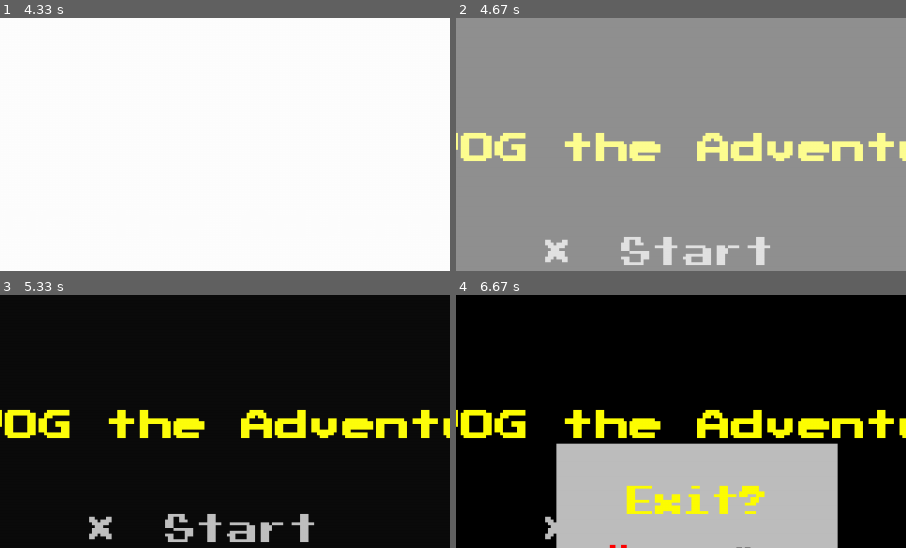
Above: before the commit, frames 1-4 (two rows, left to right).
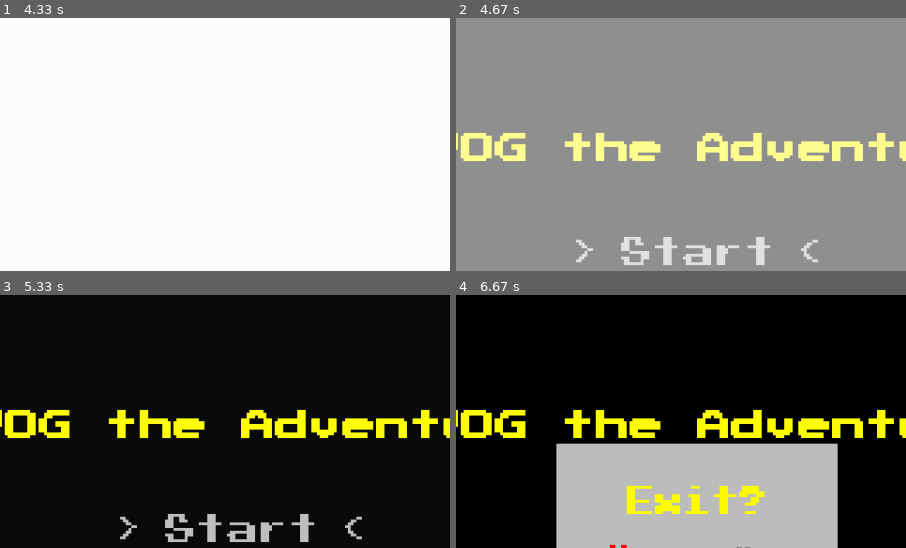
Above: after the commit, the same moments.

Repository: ShiratoDesu/evog_pygame
Game: pygame game, started from game.py
The game is run twice, just before and just after one commit, with the same random seed, the same clock (stepped at 60 frames per second) and the same inputs.
Inputs:
- Up to frame 1 (4.33 s): hold Left 1.83-2.37 s; tap Enter at 3.4 s
- Up to frame 2 (4.67 s): no input
- Up to frame 3 (5.33 s): no input
- Up to frame 4 (6.67 s): tap Esc at 6.4 s
The pictures show only the part of the screen within x 23-73%, y 4-54%; the shares and areas given below are measured in that part.

Frame 1 is identical in both runs. In frame 2, 0.6% of the frame differs, in the area x 19-81%, y 87-97%; in frame 3, 0.6%; in frame 4, 0.2%.

Commit message:
options cursor and arrangement

Diff:
--- a/game.py
+++ b/game.py
@@ -11,10 +11,10 @@
         pygame.mixer.pre_init(44100, -16, 2, 512)
         pygame.init()
         self.setting_value = {
-            "SCREEN_W": 1280,
-            "SCREEN_H": 720,
+            "screen_w": 1280,
+            "screen_h": 720,
             "anti_aliasing_text": False,
-            "MAX_FPS": 60,
+            "max_fps": 60,
             "overall_sound": 0.5,
             "music_sound": 1,
             "effect_sound": 1
@@ -22,7 +22,7 @@
         self.GAME_W, self.GAME_H = 320, 180
         self.game_canvas = pygame.Surface((self.GAME_W, self.GAME_H))
         self.screen = pygame.display.set_mode(
-            (self.setting_value["SCREEN_W"], self.setting_value["SCREEN_H"]))
+            (self.setting_value["screen_w"], self.setting_value["screen_h"]))
         self.running, self.playing = True, True
         self.actions = {
             "left": False,
@@ -51,7 +51,7 @@
             self.update()
             self.render()
             pygame.display.flip()
-            self.clock.tick(self.setting_value["MAX_FPS"])
+            self.clock.tick(self.setting_value["max_fps"])
 
     def get_events(self):
         for event in pygame.event.get():
@@ -91,7 +91,7 @@
     def render(self):
         self.state_stack[-1].render(self.game_canvas)
         self.screen.blit(pygame.transform.scale(
-            self.game_canvas, (self.setting_value["SCREEN_W"], self.setting_value["SCREEN_H"])), (0, 0))
+            self.game_canvas, (self.setting_value["screen_w"], self.setting_value["screen_h"])), (0, 0))
 
 # Game Section
 
--- a/saved/setting.txt
+++ b/saved/setting.txt
@@ -1 +1 @@
-{"SCREEN_W": 1280, "SCREEN_H": 720, "anti_aliasing_text": false, "MAX_FPS": 60, "overall_sound": 0.5, "music_sound": 1, "effect_sound": 1}
+{"screen_w": 1280, "screen_h": 720, "anti_aliasing_text": false, "max_fps": 60, "overall_sound": 0.5, "music_sound": 1, "effect_sound": 1}
--- a/states/game_scene.py
+++ b/states/game_scene.py
@@ -8,11 +8,11 @@
         self.sound.play_music(self.sound.begin_theme_intro, 1)
         self.sound.queue_music(self.sound.begin_theme_loop)
         self.sprite = pygame.image.load(self.sprites.mc_sprite)
-        self.sprite_rect = self.sprite.get_rect(center = (self.canvas_w * 0.25, self.canvas_h * 0.75))
+        self.sprite_rect = self.sprite.get_rect(center = (self.CANVAS_W * 0.25, self.CANVAS_H * 0.75))
 
     def update(self, delta_time, actions):
         pass
 
     def render(self, surface):
-        surface.fill((0, 0, 0))
+        surface.fill("black")
         surface.blit(self.sprite, self.sprite_rect)
--- a/states/main_menu.py
+++ b/states/menus/main_menu.py
@@ -1,6 +1,6 @@
 from states.game_scene import GameScene
-from states.menu import Menu
-from states.options_menu import Options
+from states.menus.menu import Menu
+from states.menus.options.options_menu import Options
 
 
 class MainMenu(Menu):
@@ -16,7 +16,7 @@
             [7, "Exit", "white", .5, .8]
         )
         self.menu_index = 0
-        self.cursor_offset = 50
+        self.CURSOR_OFFSET = 40
 
     def update(self, delta_time, actions):
         self.update_cursor(actions)
@@ -29,17 +29,19 @@
     def render(self, surface):
         surface.fill("black")
         self.draw.draw_text(12, "EVOG the Adventure", "yellow",
-                            self.canvas_w * .5, self.canvas_h * .3)
+                            self.CANVAS_W * .5, self.CANVAS_H * .3)
         self.draw_menu_and_cursor(surface)
 
     def draw_menu_and_cursor(self, surface):
         # menu here
         for menu in self.menus:
-            self.draw.draw_text(menu[0], menu[1], menu[2], self.canvas_w *
-                                menu[3], self.canvas_h * menu[4])
+            self.draw.draw_text(menu[0], menu[1], menu[2], self.CANVAS_W *
+                                menu[3], self.CANVAS_H * menu[4])
         # cursor here
-        self.draw.draw_text(9, "X", "gray", (self.canvas_w * self.menus[self.menu_index][3]) -
-                            self.cursor_offset, self.canvas_h * self.menus[self.menu_index][4])
+        self.draw.draw_text(9, ">", "gray", (self.CANVAS_W * self.menus[self.menu_index][3]) -
+                            self.CURSOR_OFFSET, self.CANVAS_H * self.menus[self.menu_index][4])
+        self.draw.draw_text(9, "<", "gray", (self.CANVAS_W * self.menus[self.menu_index][3]) +
+                            self.CURSOR_OFFSET, self.CANVAS_H * self.menus[self.menu_index][4])
 
     # change menu index if press up and down button
     def update_cursor(self, actions):
--- a/states/menu.py
+++ b/states/menus/menu.py
@@ -5,22 +5,28 @@
 class Menu(State):
     def __init__(self, game) -> None:
         State.__init__(self, game)
-        self.box_actions = {
+        self._box_actions = {
             "escape": False,
             "enter": False,
             "right": False,
             "left": False
         }
-        self.box_text = [
+        self._box_text = [
             [6, "Yes", "black", -20, 10],
             [6, "No", "black", 20, 10]
         ]
-        self.cursor_index = 0
+        self._cursor_index = 0
 
     def update(self, delta_time, actions):
         pass
 
     def render(self, surface):
+        pass
+
+    def update_cursor(self, actions):
+        pass
+
+    def transition_state(self):
         pass
 
     def play_cursor_sound(self):
@@ -38,30 +44,30 @@
     def check_confirm(self, header_text):
         need_confirm = True
         confirm = False
-        self.box_text[0][0] += 2
-        self.box_text[0][2] = "red"
-        self.cursor_index = 0
+        self._box_text[0][0] += 2
+        self._box_text[0][2] = "red"
+        self._cursor_index = 0
         while need_confirm:
-            self.get_event()
-            if self.box_actions["enter"] == True:
-                if self.cursor_index == 0:
+            self._get_event()
+            if self._box_actions["enter"] == True:
+                if self._cursor_index == 0:
                     self.play_confirm_sound()
                     confirm = True
                     need_confirm = False
-                if self.cursor_index == 1:
+                if self._cursor_index == 1:
                     self.play_back_sound()
                     need_confirm = False
-            if self.box_actions["escape"] == True:
+            if self._box_actions["escape"] == True:
                 self.play_back_sound()
                 need_confirm = False
-            self.move_cursor(self.box_actions)
-            self.draw_confirm_box(header_text)
-            self.update_screen()
-            self.reset_key()
+            self._move_cursor(self._box_actions)
+            self._draw_confirm_box(header_text)
+            self._update_screen()
+            self._reset_key()
         return confirm
 
-    def draw_confirm_box(self, header_text, size=10):
-        middle_x, middle_y = self.canvas_w / 2, self.canvas_h / 2
+    def _draw_confirm_box(self, header_text, size=10):
+        middle_x, middle_y = self.CANVAS_W / 2, self.CANVAS_H / 2
         # draw box
         box = pygame.Surface((100, 60))
         box.fill("gray")
@@ -70,42 +76,42 @@
         # draw text
         self.draw.draw_text(size, header_text, "yellow",
                             middle_x, middle_y - 10)
-        for choice in self.box_text:
+        for choice in self._box_text:
             self.draw.draw_text(
                 choice[0], choice[1], choice[2], middle_x + choice[3], middle_y + choice[4])
 
-    def get_event(self):
+    def _get_event(self):
         for event in pygame.event.get():
             if event.type == pygame.QUIT:
                 self.game.exit_game()
             if event.type == pygame.KEYDOWN:
                 if event.key == pygame.K_ESCAPE:
-                    self.box_actions["escape"] = True
+                    self._box_actions["escape"] = True
                 if event.key == pygame.K_RETURN:
-                    self.box_actions["enter"] = True
+                    self._box_actions["enter"] = True
                 if event.key == pygame.K_RIGHT:
-                    self.box_actions["right"] = True
+                    self._box_actions["right"] = True
                 if event.key == pygame.K_LEFT:
-                    self.box_actions["left"] = True
+                    self._box_actions["left"] = True
 
-    def move_cursor(self, actions):
+    def _move_cursor(self, actions):
         if actions["right"]:
-            self.cursor_index = (self.cursor_index + 1) % len(self.box_text)
+            self._cursor_index = (self._cursor_index + 1) % len(self._box_text)
             self.play_cursor_sound()
         elif actions["left"]:
-            self.cursor_index = (self.cursor_index - 1) % len(self.box_text)
+            self._cursor_index = (self._cursor_index - 1) % len(self._box_text)
             self.play_cursor_sound()
-        for choice in self.box_text:
+        for choice in self._box_text:
             choice[0] = 6
             choice[2] = "black"
-        self.box_text[self.cursor_index][0] += 2
-        self.box_text[self.cursor_index][2] = "red"
+        self._box_text[self._cursor_index][0] += 2
+        self._box_text[self._cursor_index][2] = "red"
 
-    def reset_key(self):
-        for action in self.box_actions:
-            self.box_actions[action] = False
+    def _reset_key(self):
+        for action in self._box_actions:
+            self._box_actions[action] = False
 
-    def update_screen(self):
+    def _update_screen(self):
         self.screen.blit(pygame.transform.scale(
             self.canvas, (self.screen_w, self.screen_h)), (0, 0))
         pygame.display.flip()
--- /dev/null
+++ b/states/menus/options/options_menu.py
@@ -0,0 +1,102 @@
+from states.menus.menu import Menu
+
+
+class Options(Menu):
+    def __init__(self, game) -> None:
+        Menu.__init__(self, game)
+
+        self.get_setted_value()
+
+        self.options = (
+            [7, "Resolution", "white", .20, .35],
+            [6, "Anti-Aliasing Text", "white", .20, .45],
+            [6, "Max FPS", "white", .20, .55],
+            [6, "Overall volume", "white", .20, .65],
+            [6, "Music volume", "white", .20, .75],
+            [6, "Effect volume", "white", .20, .85]
+        )
+        self.setted_value = (
+            [7, self.resolution, "white", .75, .35],
+            [6, self.antialias, "white", .75, .45],
+            [6, self.max_fps, "white", .75, .55],
+            [6, self.overall_volume, "white", .75, .65],
+            [6, self.music_volume, "white", .75, .75],
+            [6, self.effect_volume, "white", .75, .85]
+        )
+
+        self.menu_index = 0
+        self.CURSOR_OFFSET = -20
+
+    def update(self, delta_time, actions):
+        self.update_cursor(actions)
+        if actions["escape"]:
+            self.play_back_sound()
+            self.draw.fade_screen("black", self.prev_state, 100)
+            self.exit_state()
+        if actions["enter"]:
+            self.transition_state()
+
+    def render(self, surface):
+        surface.fill("black")
+        self.draw.draw_text(10, "Options", "green",
+                            self.CANVAS_W * .5, self.CANVAS_H * .2)
+        self.draw_options()
+
+    # change menu index if press up and down button
+    def update_cursor(self, actions):
+        last_index = self.menu_index
+        if actions["down"]:
+            self.menu_index = (self.menu_index + 1) % len(self.options)
+            self.play_cursor_sound()
+        elif actions["up"]:
+            self.menu_index = (self.menu_index - 1) % len(self.options)
+            self.play_cursor_sound()
+        self.options[last_index][0] -= 1
+        self.setted_value[last_index][0] -= 1
+        self.options[last_index][2] = "white"
+        self.setted_value[last_index][2] = "white"
+        self.options[self.menu_index][0] += 1
+        self.setted_value[self.menu_index][0] += 1
+        self.options[self.menu_index][2] = "gray"
+        self.setted_value[self.menu_index][2] = "gray"
+
+    def transition_state(self):
+        if self.options[self.menu_index][1] == "Resoulution":
+            pass
+        elif self.options[self.menu_index][1] == "Anti-Aliasing Text":
+            pass
+        elif self.options[self.menu_index][1] == "Max FPS":
+            pass
+        elif self.options[self.menu_index][1] == "Overall volume":
+            pass
+        elif self.options[self.menu_index][1] == "Music volume":
+            pass
+        elif self.options[self.menu_index][1] == "Effect volume":
+            pass
+
+    def get_setted_value(self):
+        self.resolution = str(self.screen_w) + "*" + str(self.screen_h)
+        if self.game.setting_value["anti_aliasing_text"] == True:
+            self.antialias = "On"
+        else:
+            self.antialias = "Off"
+        self.max_fps = self.game.setting_value["max_fps"]
+        self.overall_volume = int(
+            (self.game.setting_value["overall_sound"] / 0.5) * 100)
+        self.music_volume = int(
+            (self.game.setting_value["music_sound"] / 1) * 100)
+        self.effect_volume = int(
+            (self.game.setting_value["effect_sound"] / 1) * 100)
+
+    def draw_options(self):
+        # options choice
+        for option in self.options:
+            self.draw.draw_text(option[0], option[1], option[2],
+                                self.CANVAS_W * option[3], self.CANVAS_H * option[4], False)
+        # value of setting
+        for value in self.setted_value:
+            self.draw.draw_text(
+                value[0], value[1], value[2], self.CANVAS_W * value[3], self.CANVAS_H * value[4])
+        # setting cursor
+        self.draw.draw_text(6, "->", "gray", (self.CANVAS_W *
+                            self.options[self.menu_index][3]) + self.CURSOR_OFFSET, self.CANVAS_H * self.options[self.menu_index][4])
--- a/states/options_menu.py
+++ /dev/null
@@ -1,60 +0,0 @@
-from xml.etree.ElementTree import tostring
-from states.menu import Menu
-
-
-class Options(Menu):
-    def __init__(self, game) -> None:
-        Menu.__init__(self, game)
-
-        self.get_setted_value()
-
-        self.options = (
-            [6, "Resolution", "white", .20, .35],
-            [6, "Anti-Aliasing Text", "white", .20, .45],
-            [6, "Max FPS", "white", .20, .55],
-            [6, "Overall volume", "white", .20, .65],
-            [6, "Music volume", "white", .20, .75],
-            [6, "Effect volume", "white", .20, .85]
-        )
-        self.setted_value = (
-            [6, self.resolution, "white", .75, .35],
-            [6, self.antialias, "white", .75, .45],
-            [6, self.max_fps, "white", .75, .55],
-            [6, self.overall_volume, "white", .75, .65],
-            [6, self.music_volume, "white", .75, .75],
-            [6, self.effect_volume, "white", .75, .85]
-        )
-
-    def update(self, delta_time, actions):
-        if actions["escape"]:
-            self.play_back_sound()
-            self.draw.fade_screen("black", self.prev_state, 50)
-            self.exit_state()
-
-    def render(self, surface):
-        surface.fill("black")
-        self.draw.draw_text(10, "Options", "green",
-                            self.canvas_w * .5, self.canvas_h * .2)
-        self.draw_options()
-
-    def get_setted_value(self):
-        self.resolution = str(self.screen_w) + " x " + str(self.screen_h)
-        if self.game.setting_value["anti_aliasing_text"] == True:
-            self.antialias = "On"
-        else:
-            self.antialias = "Off"
-        self.max_fps = self.game.setting_value["MAX_FPS"]
-        self.overall_volume = int(
-            (self.game.setting_value["overall_sound"] / 0.5) * 100)
-        self.music_volume = int(
-            (self.game.setting_value["music_sound"] / 1) * 100)
-        self.effect_volume = int(
-            (self.game.setting_value["effect_sound"] / 1) * 100)
-
-    def draw_options(self):
-        for option in self.options:
-            self.draw.draw_text(option[0], option[1], option[2],
-                                self.canvas_w * option[3], self.canvas_h * option[4], False)
-        for value in self.setted_value:
-            self.draw.draw_text(
-                value[0], value[1], value[2], self.canvas_w * value[3], self.canvas_h * value[4])
--- a/states/state.py
+++ b/states/state.py
@@ -7,10 +7,11 @@
     def __init__(self, game) -> None:
         self.game = game
         self.prev_state = None
-        self.canvas_w, self.canvas_h = game.game_canvas.get_size()
+        self.CANVAS_W, self.CANVAS_H = game.game_canvas.get_size()
         self.screen_w, self.screen_h = game.screen.get_size()
         self.canvas = game.game_canvas
         self.screen = game.screen
+
         self.sound = Sound(game.setting_value["overall_sound"],
                            game.setting_value["music_sound"],
                            game.setting_value["effect_sound"])
--- a/states/title.py
+++ b/states/title.py
@@ -1,5 +1,5 @@
 from states.state import State
-from states.main_menu import MainMenu
+from states.menus.main_menu import MainMenu
 
 
 class Title(State):
@@ -19,8 +19,8 @@
             self.game.exit_game()
 
     def render(self, surface):
-        surface.fill(self.game.colors["white"])
+        surface.fill("white")
         self.draw.draw_text(12, "EVOG the Adventure",
-                            "black", self.canvas_w * .5, self.canvas_h * .45)
+                            "black", self.CANVAS_W * .5, self.CANVAS_H * .45)
         self.draw.draw_text(7, "Enter to start",
-                            "black", self.canvas_w * .5, self.canvas_h * .55)
+                            "black", self.CANVAS_W * .5, self.CANVAS_H * .55)
